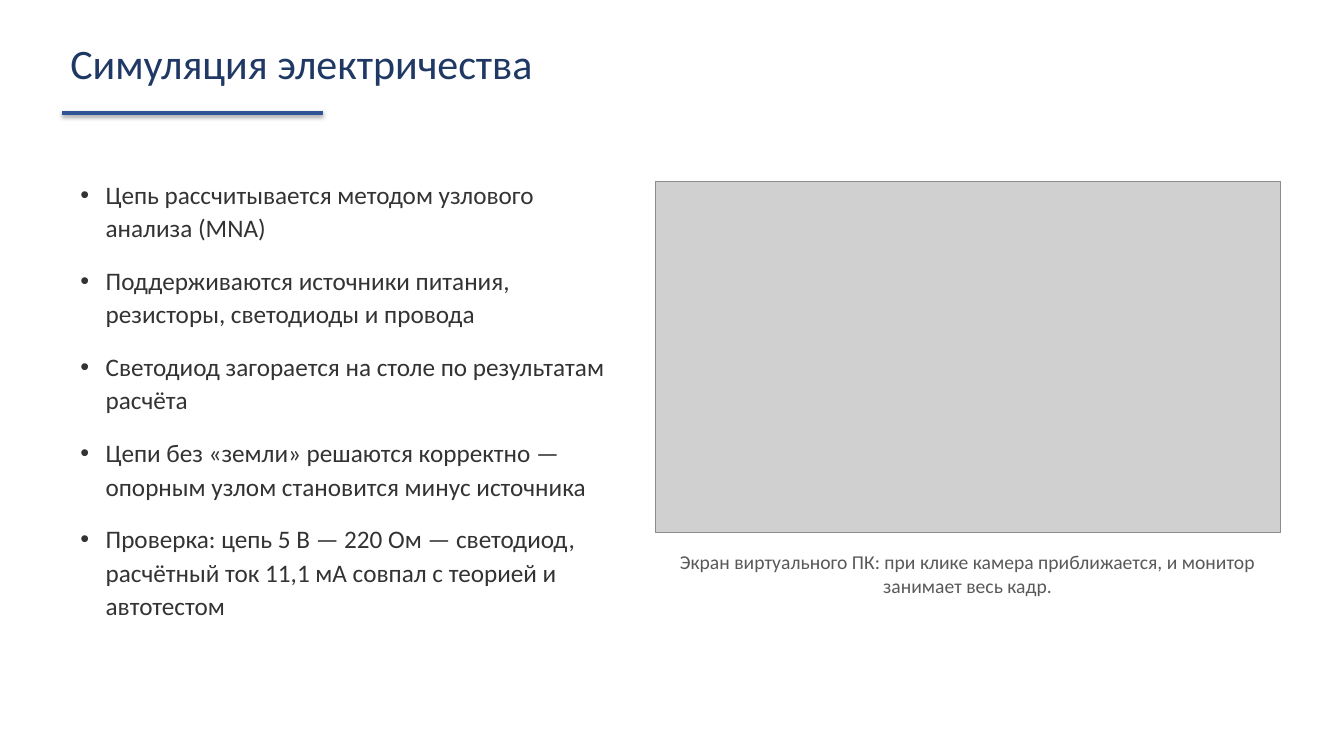
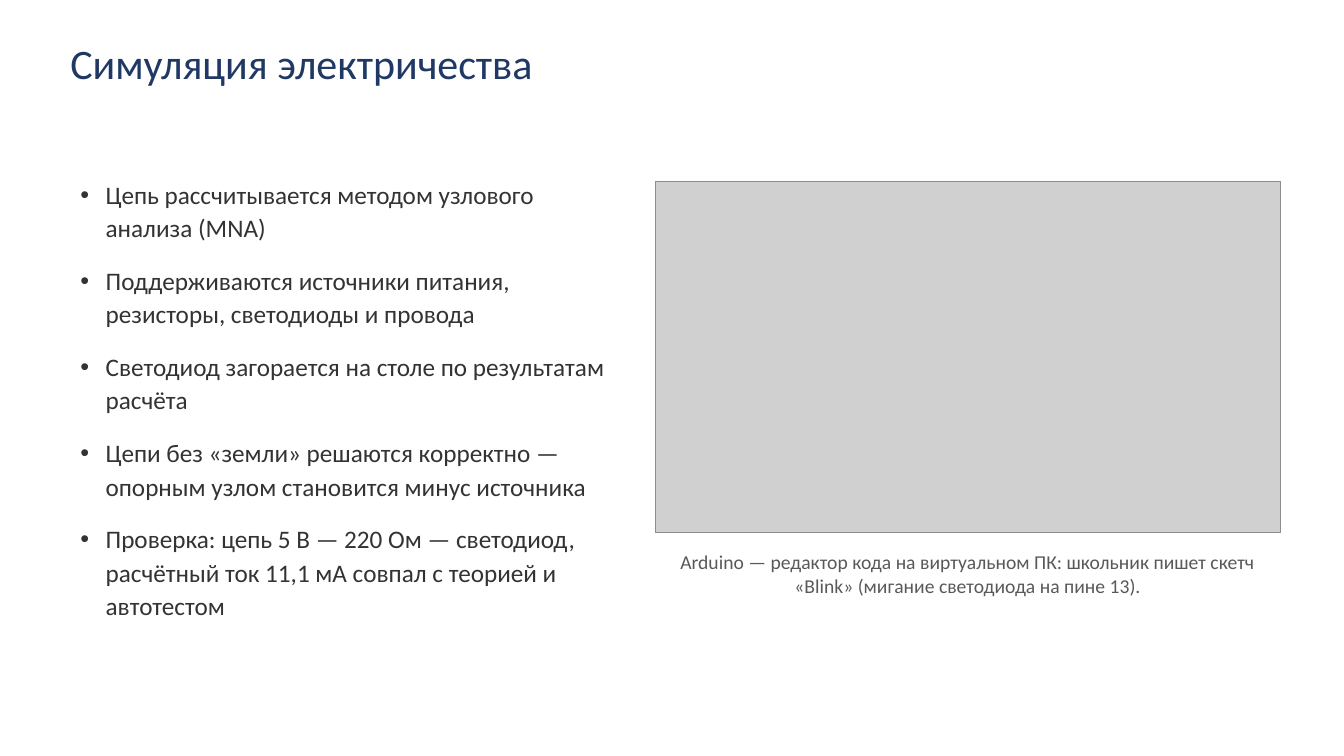
Before and after one commit to rival-afk/esp.dll, a slide deck: slide 11 of 2_ИвановичКирилл_ESP.DLL_Презентация.pptx. Drawn at 1344x756 pixels with LibreOffice and Linux fonts; fonts in the diff are those of the drawing; grey boxes stand for pictures. Boxes give left, top, right and bottom in pixels: in the first picture for what was removed or moved away, otherwise in the second. Text is boxed around its words. In the diff, an @@ line names an element or a change of style, - is before the commit and + after.

Commit message:
Презентация: правки из ~/Documents (тексты), убраны синие линии, новый скрин ПК (Arduino) вместо белого

```diff
--- a/2_ИвановичКирилл_ESP.DLL_Презентация.pptx
+++ b/2_ИвановичКирилл_ESP.DLL_Презентация.pptx
@@ line removed from (63, 113) to (323, 113) @@
@@ text at (680, 555, 1254, 596): text changed @@
-Экран виртуального ПК: при клике камера приближается, и монитор занимает весь кадр.
+Arduino — редактор кода на виртуальном ПК: школьник пишет скетч «Blink» (мигание светодиода на пине 13).
```
Also in this commit, not shown: 12 other slides changed.
